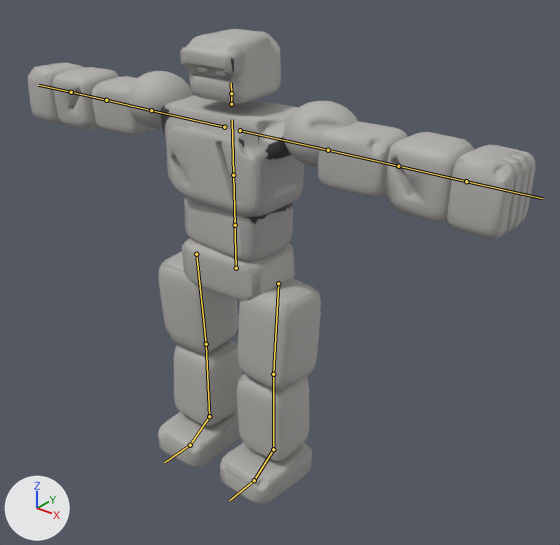
An edit to the FBX model Assets/Resources/Bodies/Golem.fbx, drawn before and after from the same camera.
One viewpoint serves both versions: a 50 mm lens placed at (0.996, -1.097, 1.188), pointed at (0.111, 0.008, 0.503). Lighting does not change. The marker at lower left points along +X, +Y and +Z. The picture after the commit comes second. The bones that bend it are drawn over the model as lines.

Objects in the first picture: 'GolemMesh'.
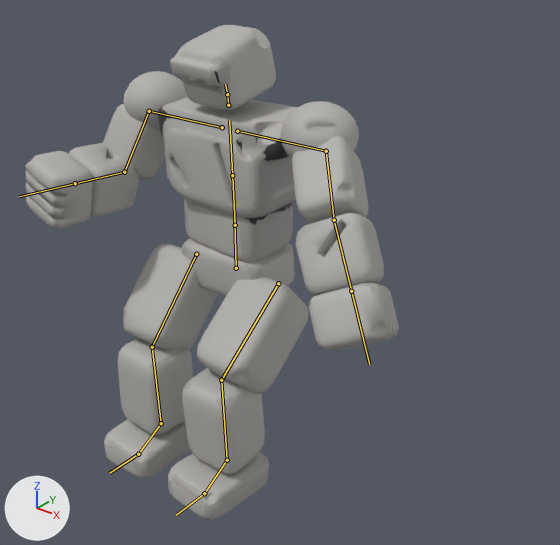
The newer file adds an action. The first version stands in its rest pose; the second is drawn at frame 7 of the action 'Golem|Strum'.

Pixel boxes [x1, y1, x2, y2] of what changed, in the pictures (560 x 545 px):
```json
{"object": "GolemMesh", "change": "posed", "before": [28, 29, 535, 505], "after": [25, 25, 399, 520], "on screen": "26% narrower"}
{"bone": "Spine", "before": "(235, 225) to (233, 175)", "after": "(235, 225) to (232, 175)"}
{"bone": "Neck", "before": "(231, 104) to (231, 93)", "after": "(228, 105) to (227, 94)"}
{"bone": "Head", "before": "(231, 93) to (231, 83)", "after": "(227, 94) to (225, 84)"}
{"bone": "LeftUpperArm", "before": "(328, 150) to (398, 166)", "after": "(326, 151) to (334, 220)"}
{"bone": "LeftLowerArm", "before": "(398, 166) to (466, 181)", "after": "(334, 220) to (351, 291)"}
{"bone": "RightUpperArm", "before": "(151, 110) to (106, 100)", "after": "(149, 111) to (124, 172)"}
{"bone": "RightLowerArm", "before": "(106, 100) to (71, 92)", "after": "(124, 172) to (75, 183)"}
{"bone": "LeftUpperLeg", "before": "(278, 283) to (273, 374)", "after": "(278, 283) to (221, 380)"}
{"bone": "LeftLowerLeg", "before": "(273, 374) to (273, 449)", "after": "(221, 380) to (227, 460)"}
{"bone": "LeftFoot", "before": "(273, 449) to (254, 480)", "after": "(227, 460) to (204, 493)"}
{"bone": "RightUpperLeg", "before": "(196, 254) to (206, 344)", "after": "(196, 254) to (152, 347)"}
{"bone": "RightLowerLeg", "before": "(206, 344) to (209, 416)", "after": "(152, 347) to (161, 423)"}
{"bone": "RightFoot", "before": "(209, 416) to (190, 445)", "after": "(161, 423) to (138, 454)"}
```

The change, as JSON lines over the scene's bpy script:
```json
{"block": "bone_spine", "where": "bone_spine = bpy.data.objects['Golem'].pose.bones['Spine']  # child of 'Hips'"}
{"op": "set", "path": "bone_spine.rotation_quaternion", "old": "(1.0, 0.0, 0.0, 0.0)", "new": "(1.0, 0.015, 0.0, 0.0)", "note": "degrees (0, 0, 0) -> degrees (2, 0, 0)"}
{"block": "bone_neck", "where": "bone_neck = bpy.data.objects['Golem'].pose.bones['Neck']  # child of 'Chest'"}
{"op": "set", "path": "bone_neck.rotation_quaternion", "old": "(1.0, 0.0, 0.0, 0.0)", "new": "(1.0, 0.028, 0.0, 0.0)", "note": "degrees (0, 0, 0) -> degrees (3, 0, 0)"}
{"block": "bone_head", "where": "bone_head = bpy.data.objects['Golem'].pose.bones['Head']  # child of 'Neck'"}
{"op": "set", "path": "bone_head.rotation_quaternion", "old": "(1.0, 0.0, 0.0, 0.0)", "new": "(0.996, 0.07, -0.052, 0.004)", "note": "degrees (0, 0, 0) -> degrees (8, -6, 0)"}
{"block": "bone_leftupperarm", "where": "bone_leftupperarm = bpy.data.objects['Golem'].pose.bones['LeftUpperArm']  # child of 'LeftShoulder'"}
{"op": "set", "path": "bone_leftupperarm.rotation_quaternion", "old": "(1.0, 0.0, 0.0, 0.0)", "new": "(0.807, -0.429, -0.359, -0.191)", "note": "degrees (0, 0, 0) -> degrees (-56, -48, 0)"}
{"block": "bone_leftlowerarm", "where": "bone_leftlowerarm = bpy.data.objects['Golem'].pose.bones['LeftLowerArm']  # child of 'LeftUpperArm'"}
{"op": "set", "path": "bone_leftlowerarm.rotation_quaternion", "old": "(1.0, 0.0, 0.0, 0.0)", "new": "(0.982, 0.0, 0.0, 0.191)", "note": "degrees (0, 0, 0) -> degrees (0, 0, 22)"}
{"block": "bone_rightupperarm", "where": "bone_rightupperarm = bpy.data.objects['Golem'].pose.bones['RightUpperArm']  # child of 'RightShoulder'"}
{"op": "set", "path": "bone_rightupperarm.rotation_quaternion", "old": "(1.0, 0.0, 0.0, 0.0)", "new": "(0.784, -0.591, 0.152, 0.115)", "note": "degrees (0, 0, 0) -> degrees (-74, 22, 0)"}
{"block": "bone_rightlowerarm", "where": "bone_rightlowerarm = bpy.data.objects['Golem'].pose.bones['RightLowerArm']  # child of 'RightUpperArm'"}
{"op": "set", "path": "bone_rightlowerarm.rotation_quaternion", "old": "(1.0, 0.0, 0.0, 0.0)", "new": "(0.809, 0.0, 0.0, 0.588)", "note": "degrees (0, 0, 0) -> degrees (0, 0, 72)"}
{"block": "bone_leftupperleg", "where": "bone_leftupperleg = bpy.data.objects['Golem'].pose.bones['LeftUpperLeg']  # child of 'Hips'"}
{"op": "set", "path": "bone_leftupperleg.rotation_quaternion", "old": "(1.0, 0.0, 0.0, 0.0)", "new": "(0.92, -0.391, 0.026, 0.026)", "note": "degrees (0, 0, 0) -> degrees (-46, 4, 2)"}
{"block": "bone_leftlowerleg", "where": "bone_leftlowerleg = bpy.data.objects['Golem'].pose.bones['LeftLowerLeg']  # child of 'LeftUpperLeg'"}
{"op": "set", "path": "bone_leftlowerleg.rotation_quaternion", "old": "(1.0, 0.0, 0.0, 0.0)", "new": "(0.912, 0.41, 0.0, 0.0)", "note": "degrees (0, 0, 0) -> degrees (48, 0, 0)"}
{"block": "bone_leftfoot", "where": "bone_leftfoot = bpy.data.objects['Golem'].pose.bones['LeftFoot']  # child of 'LeftLowerLeg'"}
{"op": "set", "path": "bone_leftfoot.rotation_quaternion", "old": "(1.0, 0.0, 0.0, 0.0)", "new": "(1.0, -0.029, 0.0, 0.0)", "note": "degrees (0, 0, 0) -> degrees (-3, 0, 0)"}
{"block": "bone_rightupperleg", "where": "bone_rightupperleg = bpy.data.objects['Golem'].pose.bones['RightUpperLeg']  # child of 'Hips'"}
{"op": "set", "path": "bone_rightupperleg.rotation_quaternion", "old": "(1.0, 0.0, 0.0, 0.0)", "new": "(0.92, -0.391, -0.026, -0.026)", "note": "degrees (0, 0, 0) -> degrees (-46, -4, -2)"}
{"block": "bone_rightlowerleg", "where": "bone_rightlowerleg = bpy.data.objects['Golem'].pose.bones['RightLowerLeg']  # child of 'RightUpperLeg'"}
{"op": "set", "path": "bone_rightlowerleg.rotation_quaternion", "old": "(1.0, 0.0, 0.0, 0.0)", "new": "(0.912, 0.41, 0.0, 0.0)", "note": "degrees (0, 0, 0) -> degrees (48, 0, 0)"}
{"block": "bone_rightfoot", "where": "bone_rightfoot = bpy.data.objects['Golem'].pose.bones['RightFoot']  # child of 'RightLowerLeg'"}
{"op": "set", "path": "bone_rightfoot.rotation_quaternion", "old": "(1.0, 0.0, 0.0, 0.0)", "new": "(1.0, -0.029, 0.0, 0.0)", "note": "degrees (0, 0, 0) -> degrees (-3, 0, 0)"}
```
